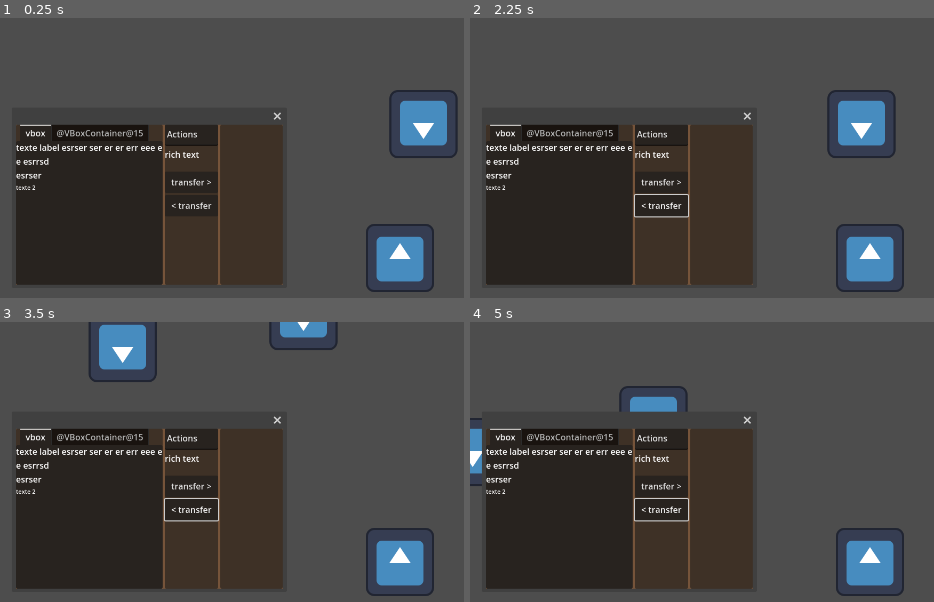
Above: before the commit, frames 1-4 (two rows, left to right).
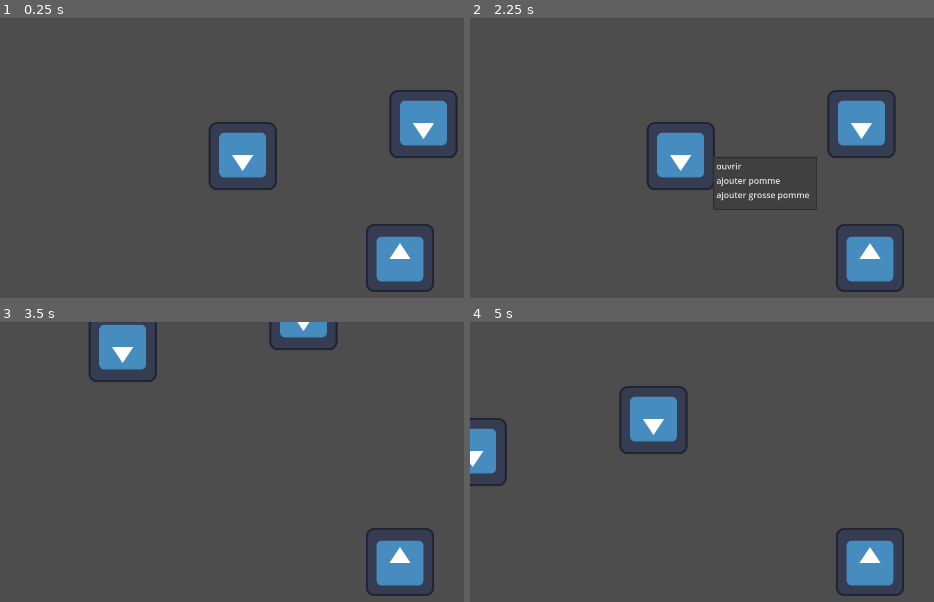
Above: after the commit, the same moments.

Repository: Sylvaindelaforet/logi-game
Game: Godot game, scene res://scenes/main.tscn
Two runs of this game, one before a commit and one after it. Both use one fixed random seed, a clock stepped at 60 frames per second and the inputs below. The engine's default icon, where the game draws it, is replaced by a stand-in: a white triangle on a blue panel in a dark square.
Inputs (mouse positions are in pixels of both pictures, inside the frame that each line leads up to):
- Up to frame 1 (0.25 s): no input
- Up to frame 2 (2.25 s): click (660, 183) at 0.5 s, where only the run before the commit has a clickable "transfer >"; click (660, 205) at 1.25 s, where only the run before the commit has a clickable "< transfer"; tap Enter at 2 s; move the mouse to (711, 155) at 2.02 s; hold D (droite) from 2.03 s (still down); hold Right mouse button (clic_droit) from 2.03 s (still down); click (711, 155) at 2.17 s
- Up to frame 3 (3.5 s): move the mouse to (310, 428) at 2.77 s; release D (droite) at 2.78 s; release Right mouse button (clic_droit) at 2.78 s; hold S (bas) from 2.78 s (still down); right-click (310, 428) at 2.85 s; click (310, 428) at 2.92 s
- Up to frame 4 (5 s): move the mouse to (outside the picture) at 3.52 s; release S (bas) at 3.53 s; hold D (droite) 3.53-4.28 s; hold Right mouse button (clic_droit) 3.53-4.28 s; click (outside the picture) at 3.67 s; move the mouse to (outside the picture) at 4.27 s; hold W (haut) from 4.28 s (still down); right-click (outside the picture) at 4.35 s; click (outside the picture) at 4.42 s

The runs differ from the first frame. In frame 1, 33% of the frame differs, in the area x 3-61%, y 33-96%; in frame 2, 33%; in frame 3, 33%; in frame 4, 33%, in the area x 2-61%, y 31-96%.

Commit message:
arranger le focus de la window de l'inventaire et on est bon (+enlever clic droit quand focus perdu ?)

Diff:
--- a/objets/stack.gd
+++ b/objets/stack.gd
@@ -27,6 +27,7 @@
 func add_stack(stack:Stack):
 	if stack.chose.is_denombrable:
 		for key in stack.chose_quantities.keys():
+			masse_totale = masse_totale + key
 			if self.chose_quantities.has(key):
 				chose_quantities[key] = chose_quantities[key] + stack.chose_quantities[key]
 			else:
@@ -66,3 +67,15 @@
 			return false
 		if modified_caracteristiques[key] != other_stack.modified_caracteristiques[key]:
 			return false
+
+
+func create_tab(grid:GridContainer):
+	var label:Label = Label.new()
+	var label1:Label = Label.new()
+	var label2:Label = Label.new()
+	grid.add_child(label)
+	grid.add_child(label1)
+	grid.add_child(label2)
+	label.text = chose.nom
+	label1.text = String.num(masse_totale)
+	label2.text = "volume-soon"
--- a/project.godot
+++ b/project.godot
@@ -56,3 +56,7 @@
 "events": [Object(InputEventMouseButton,"resource_local_to_scene":false,"resource_name":"","device":-1,"window_id":0,"a …(257 unchanged characters)…
 ]
 }
+
+[rendering]
+
+renderer/rendering_method="mobile"
--- a/scenes/main.tscn
+++ b/scenes/main.tscn
@@ -1,8 +1,7 @@
-[gd_scene load_steps=5 format=3 uid="uid://bt6qnpk42agfx"]
+[gd_scene load_steps=4 format=3 uid="uid://bt6qnpk42agfx"]
 
 [ext_resource type="PackedScene" uid="uid://dgevsb2hcuk3b" path="res://scenes/coffre.tscn" id="1_g27gp"]
 [ext_resource type="PackedScene" uid="uid://6rx6j31ng6sc" path="res://scenes/player.tscn" id="2_pxqga"]
-[ext_resource type="PackedScene" uid="uid://2de6xd41lo4k" path="res://ui/window_inventaire.tscn" id="4_ntnnj"]
 [ext_resource type="PackedScene" uid="uid://d16jlic470g2h" path="res://ui/hud.tscn" id="8_x1fet"]
 
 [node name="Main" type="Node2D"]
@@ -20,6 +19,3 @@
 visible = false
 
 [node name="HUD" parent="." instance=ExtResource("8_x1fet")]
-
-[node name="Window_Inventaire" parent="HUD" instance=ExtResource("4_ntnnj")]
-position = Vector2i(30, 200)
--- a/script/coffre.gd
+++ b/script/coffre.gd
@@ -22,7 +22,7 @@
 func chosen_action(option:int):
 	match option:
 		0:
-			inventaire.print_inventory()
+			hud.display_inventory(inventaire)
 		1:
 			inventaire.add_stack(Stack.new(pomme, {0.145 : 3}))
 		2:
--- a/script/hud_script.gd
+++ b/script/hud_script.gd
@@ -7,11 +7,15 @@
 
 var quémandeur
 
+var window_inventaire:PackedScene
+
 func _ready():
 	popup_menu_asked.connect(display_popup_menu)
 	clic_droit = $ClicDroit
 	clic_droit.popup_window = true
 	clic_droit.id_pressed.connect(send_response)
+	window_inventaire = preload("res://ui/window_inventaire.tscn")
+
 
 func display_popup_menu(options:Array[String], demandeur):
 	clic_droit.clear()
@@ -24,3 +28,15 @@
 func send_response(option):
 	quémandeur.chosen_action(option)
 	quémandeur = null
+
+
+func display_inventory(inventaire:Inventaire):
+	var window = window_inventaire.instantiate()
+	window.position = get_viewport().get_mouse_position()
+	self.add_child(window)
+	window.create_tab(inventaire)
+
+
+
+func _on_clic_droit_mouse_entered():
+	print("sur clic droit")
--- a/script/inventaire.gd
+++ b/script/inventaire.gd
@@ -30,3 +30,8 @@
 			dic1[key] = dic1[key] + dic2[key]
 		else:
 			dic1[key] = dic1[key] + dic2[key]
+
+
+func create_tab(grid:GridContainer):
+	for stack in stacks:
+		stack.create_tab(grid)
--- a/ui/hud.tscn
+++ b/ui/hud.tscn
@@ -3,6 +3,9 @@
 [ext_resource type="Script" path="res://script/hud_script.gd" id="1_0fn4d"]
 
 [node name="HUD" type="CanvasLayer"]
+layer = 2
 script = ExtResource("1_0fn4d")
 
 [node name="ClicDroit" type="PopupMenu" parent="."]
+
+[connection signal="mouse_entered" from="ClicDroit" to="." method="_on_clic_droit_mouse_entered"]
--- a/ui/inventaire_ui.tscn
+++ /dev/null
@@ -1,101 +0,0 @@
-[gd_scene format=3 uid="uid://b4g8ralhapcnc"]
-
-[node name="Inventaire_UI" type="Control"]
-layout_mode = 3
-anchor_right = 0.562
-anchor_bottom = 0.637
-offset_right = 0.575928
-offset_bottom = 0.223999
-grow_horizontal = 2
-grow_vertical = 2
-size_flags_horizontal = 0
-metadata/_edit_use_anchors_ = true
-
-[node name="ColorRect" type="ColorRect" parent="."]
-layout_mode = 1
-anchors_preset = -1
-anchor_right = 1.0
-anchor_bottom = 1.0
-grow_horizontal = 2
-grow_vertical = 2
-color = Color(0.243137, 0.243137, 0.243137, 1)
-metadata/_edit_use_anchors_ = true
-
-[node name="HBoxContainer" type="HBoxContainer" parent="ColorRect"]
-layout_mode = 1
-anchors_preset = 15
-anchor_right = 1.0
-anchor_bottom = 1.0
-grow_horizontal = 2
-grow_vertical = 2
-metadata/_edit_use_anchors_ = true
-
-[node name="Panel" type="Panel" parent="ColorRect/HBoxContainer"]
-custom_minimum_size = Vector2(200, 100)
-layout_mode = 2
-
-[node name="TabContainer" type="TabContainer" parent="ColorRect/HBoxContainer/Panel"]
-layout_mode = 1
-anchors_preset = 15
-anchor_right = 1.0
-anchor_bottom = 1.0
-grow_horizontal = 2
-grow_vertical = 2
-metadata/_edit_use_anchors_ = true
-
-[node name="tab1" type="Control" parent="ColorRect/HBoxContainer/Panel/TabContainer"]
-layout_mode = 2
-
-[node name="tab2" type="Control" parent="ColorRect/HBoxContainer/Panel/TabContainer"]
-visible = false
-layout_mode = 2
-
-[node name="Control" type="Control" parent="ColorRect/HBoxContainer/Panel/TabContainer"]
-visible = false
-layout_mode = 2
-
-[node name="Control2" type="Control" parent="ColorRect/HBoxContainer/Panel/TabContainer"]
-visible = false
-layout_mode = 2
-
-[node name="Panel2" type="Panel" parent="ColorRect/HBoxContainer"]
-custom_minimum_size = Vector2(200, 100)
-layout_mode = 2
-
-[node name="VBoxContainer" type="VBoxContainer" parent="ColorRect/HBoxContainer/Panel2"]
-layout_mode = 1
-anchors_preset = 15
-anchor_right = 1.0
-anchor_bottom = 1.0
-grow_horizontal = 2
-grow_vertical = 2
-metadata/_edit_use_anchors_ = true
-
-[node name="TextEdit" type="TextEdit" parent="ColorRect/HBoxContainer/Panel2/VBoxContainer"]
-custom_minimum_size = Vector2(20, 40)
-layout_mode = 2
-text = "control panel"
-metadata/_edit_use_anchors_ = true
-
-[node name="Button" type="Button" parent="ColorRect/HBoxContainer/Panel2/VBoxContainer"]
-custom_minimum_size = Vector2(0, 40)
-layout_mode = 2
-text = "< transfer"
-
-[node name="Button2" type="Button" parent="ColorRect/HBoxContainer/Panel2/VBoxContainer"]
-custom_minimum_size = Vector2(0, 40)
-layout_mode = 2
-text = "transfer >"
-
-[node name="Panel3" type="Panel" parent="ColorRect/HBoxContainer"]
-custom_minimum_size = Vector2(200, 100)
-layout_mode = 2
-
-[node name="TextEdit" type="TextEdit" parent="ColorRect/HBoxContainer/Panel3"]
-layout_mode = 1
-anchors_preset = 15
-anchor_right = 1.0
-anchor_bottom = 1.0
-grow_horizontal = 2
-grow_vertical = 2
-text = "inventaires 2"
--- a/ui/window_inventaire.gd
+++ b/ui/window_inventaire.gd
@@ -1,22 +1,38 @@
 extends Window
-
-
-var vbox:VBoxContainer
+class_name Window_inventaire
 
 var tabcontainer:TabContainer
 
 # Called when the node enters the scene tree for the first time.
 func _ready():
 	tabcontainer = $ColorRect/HBoxContainer/PanelContainer/TabContainer
-	vbox = VBoxContainer.new()
 
-	var texte = RichTextLabel.new()
-	texte.text = "item 1"
-	var texte2 = RichTextLabel.new()
-	texte2.text = "item 2"
+func create_tab(inventaire:Inventaire):
+	var scrollbar = ScrollContainer.new()
+	var grid:GridContainer = GridContainer.new()
+	grid.columns = 3
+	tabcontainer.add_child(scrollbar)
+	scrollbar.add_child(grid)
+	scrollbar.name = inventaire.get_name()
+	# add items
+	inventaire.create_tab(grid)
 
-	tabcontainer.add_child(vbox)
+func _notification(blah):
+	match blah:
+		NOTIFICATION_WM_MOUSE_EXIT:
+			print('Mouse left window')
+		NOTIFICATION_WM_MOUSE_ENTER:
+			print('Mouse entered window')
 
 
-	vbox.add_child(texte)
-	vbox.add_child(texte2)
+func _on_focus_exited():
+	print("focus exited")
+
+func _on_focus_entered():
+	print("focus entered")
+
+func _on_mouse_exited():
+	print("mouse exited")
+
+func _on_mouse_entered():
+	print("mouse entered")
--- a/ui/window_inventaire.tscn
+++ b/ui/window_inventaire.tscn
@@ -3,8 +3,8 @@
 [ext_resource type="Script" path="res://ui/window_inventaire.gd" id="1_h61jk"]
 
 [node name="Window_Inventaire" type="Window"]
-position = Vector2i(0, 36)
 size = Vector2i(500, 300)
+mouse_passthrough_polygon = PackedVector2Array(0, 0, 500, 0, 500, 300, 0, 300)
 min_size = Vector2i(500, 300)
 max_size = Vector2i(1500, 1100)
 script = ExtResource("1_h61jk")
@@ -34,20 +34,33 @@
 layout_mode = 2
 metadata/_edit_use_anchors_ = true
 
-[node name="vbox" type="VBoxContainer" parent="ColorRect/HBoxContainer/PanelContainer/TabContainer"]
+[node name="ScrollContainer" type="ScrollContainer" parent="ColorRect/HBoxContainer/PanelContainer/TabContainer"]
 layout_mode = 2
 
-[node name="Label" type="Label" parent="ColorRect/HBoxContainer/PanelContainer/TabContainer/vbox"]
+[node name="GridContainer" type="GridContainer" parent="ColorRect/HBoxContainer/PanelContainer/TabContainer/ScrollContainer"]
 layout_mode = 2
-text = "texte label esrser ser er er err eee e
-e esrrsd
-esrser
-"
+size_flags_horizontal = 3
+columns = 3
 
-[node name="Label2" type="Label" parent="ColorRect/HBoxContainer/PanelContainer/TabContainer/vbox"]
+[node name="Label" type="Label" parent="ColorRect/HBoxContainer/PanelContainer/TabContainer/ScrollContainer/GridContainer"]
 layout_mode = 2
-theme_override_font_sizes/font_size = 11
-text = "texte 2"
+size_flags_horizontal = 3
+text = "trezrze"
+
+[node name="Label2" type="Label" parent="ColorRect/HBoxContainer/PanelContainer/TabContainer/ScrollContainer/GridContainer"]
+layout_mode = 2
+size_flags_horizontal = 3
+text = "tzzerze"
+
+[node name="Label3" type="Label" parent="ColorRect/HBoxContainer/PanelContainer/TabContainer/ScrollContainer/GridContainer"]
+layout_mode = 2
+size_flags_horizontal = 3
+text = "teeee"
+
+[node name="Label4" type="Label" parent="ColorRect/HBoxContainer/PanelContainer/TabContainer/ScrollContainer/GridContainer"]
+layout_mode = 2
+size_flags_horizontal = 3
+text = "t"
 
 [node name="PanelContainer2" type="PanelContainer" parent="ColorRect/HBoxContainer"]
 custom_minimum_size = Vector2(100, 0)
@@ -80,3 +93,10 @@
 custom_minimum_size = Vector2(50, 0)
 layout_mode = 2
 size_flags_horizontal = 3
+
+[connection signal="focus_entered" from="." to="." method="_on_focus_entered"]
+[connection signal="focus_exited" from="." to="." method="_on_focus_exited"]
+[connection signal="mouse_entered" from="." to="." method="_on_mouse_entered"]
+[connection signal="mouse_exited" from="." to="." method="gui_release_focus"]
+[connection signal="mouse_exited" from="." to="." method="_on_mouse_exited"]
+[connection signal="mouse_entered" from="ColorRect" to="." method="_on_mouse_entered"]
